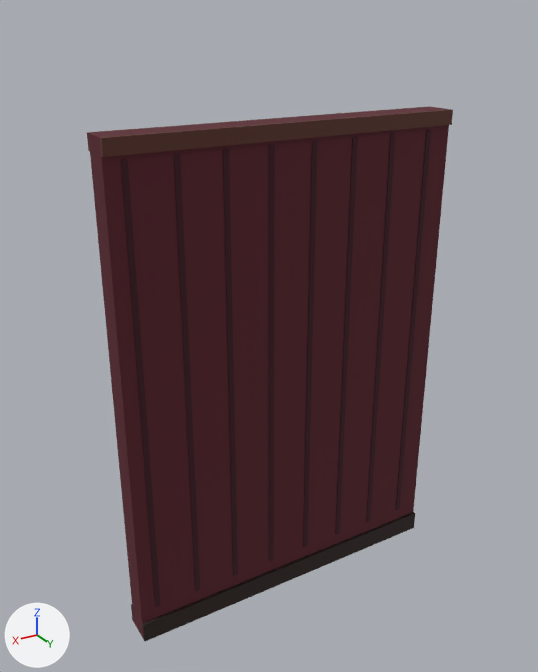
The FBX model MudancaAssombrada/Assets/Art/Environment/ParedeLisa/SM_ENV_ParedeLisa.fbx: old version first, new version second.
Rendered twice from a camera (50 mm lens) standing at (2.05, 3.22, 3.27) and looking at (0.08, -0.06, 1.63). The lights are fixed; the arrows at lower left show +X, +Y and +Z. The picture after the commit comes second. Where no turn or scale is listed for an object, it has been applied to the vertices. Vertices at exactly the same position are counted once.

Names of what the first picture shows: 'SM_ENV_ParedeLisa'.
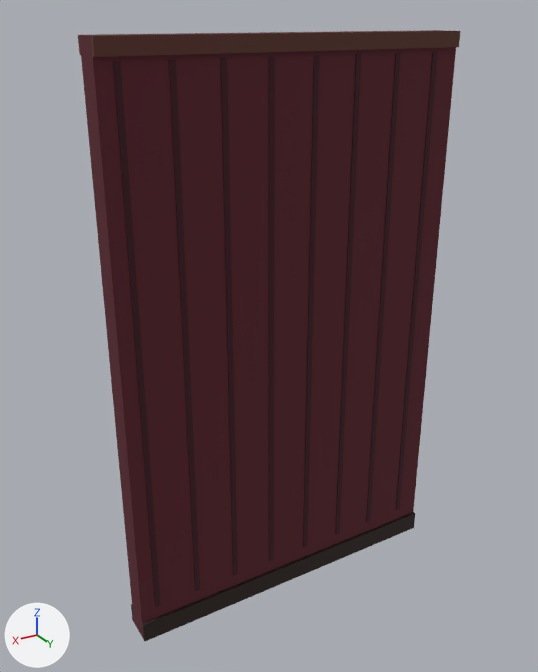
Boxes (x1, y1, x2, y2) around the edits, measured in the pictures (538 x 672 px; the box of a moved part takes in the faces that stretch with it):
'SM_ENV_ParedeLisa', reshaped (14% taller): before (87, 106, 453, 641); after (78, 30, 460, 641)
part 1 of me_sm_env_paredelisa, moved or reshaped: before (87, 106, 453, 158); after (78, 30, 460, 158)

What the commit changed:
me_sm_env_paredelisa is used by ob_sm_env_paredelisa; location (0.0, 0.0, 0.0).
me_sm_env_paredelisa had 96 vertices, 78 faces and spanned x -1.0..1.0, y -0.1..0.1, z 0.0..2.8.
me_sm_env_paredelisa now has 96 vertices, 78 faces and spans x -1.0..1.0, y -0.1..0.1, z 0.0..3.2.
me_sm_env_paredelisa part 1: all 48 vertices in x -1.0..1.0, y -0.09..0.1, z 2.7..2.8 are moved by (0.0, 0.0, 0.4).
